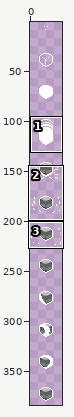
Edited in one commit: sprite sheet (media/cube/cube_smash.png). The picture above shows the old version from afar; the outline marks the close-up.
Close-up. The starting point:
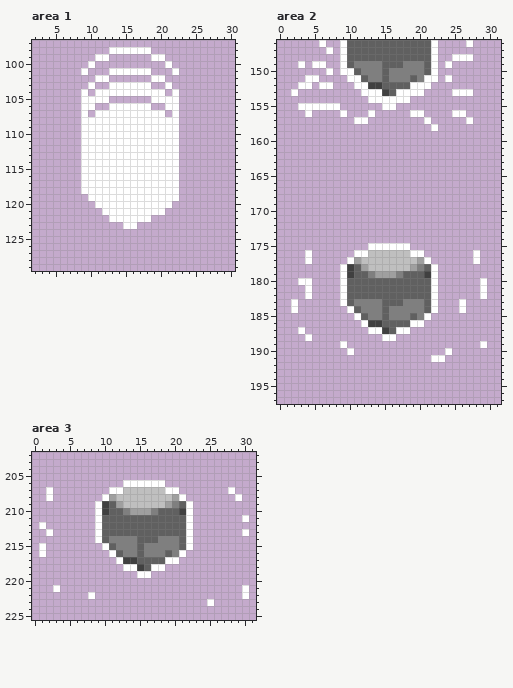
The file is 32x384 pixels. Shown: area 1: x 2..30, y 97..129; area 2: x 0..31, y 146..197; area 3: x 0..31, y 202..225. The wide view leaves out empty margins.
Now the later version:
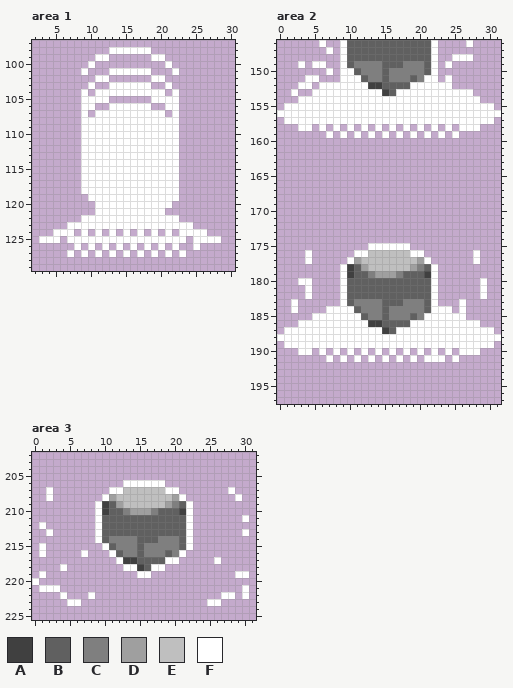
Palette (. is transparent): A #404040  B #606060  C #7f7f7f  D #9f9f9f  E #bfbfbf  F #ffffff
Changes in this commit:
Area 1:
There is now colour F in row 121 at x 11; in row 122 at x 9 to 12 and 19 to 22; in row 123 at x 7 to 14 and 17 to 24; in row 124 at x 5 to 7, 9, 11, 13, 15, 17, 19, 21 and 23 to 26; in row 125 at x 3 to 5, 7 to 23 and 25 to 28; in row 126 at x 8, 10, 12, 14, 16, 18, 20, 22 and 25.
There is now colour F in row 127 at x 7, 9, 11, 13, 15, 17, 19, 21 and 23.
Area 2:
There is now colour F in row 151 at x 9; in row 152 at x 8 to 10 and 22 to 24; in row 153 at x 5 to 11 and 21 to 24; in row 154 at x 3 to 12 and 19 to 28; in row 155 at x 1 to 2, 9 to 14 and 17 to 30; in row 156 at x 0 to 3, 5 to 8, 10 to 12, 14 to 18, 21 to 24 and 27 to 31.
There is now colour F in row 157 at x 1 to 10, 13 to 20, 22 to 26 and 28 to 30; in row 158 at x 3 to 4, 6, 8, 10, 12, 14, 16, 18, 20, 24 and 26 to 28; in row 159 at x 7, 9, 11, 13, 15, 17, 19, 21, 23 and 25; in row 184 at x 7 to 9 and 23 to 24; in row 185 at x 5 to 10 and 22 to 26; in row 186 at x 3 to 11 and 21 to 28.
There is now colour F in row 187 at x 1 to 2, 4 to 12 and 19 to 30; in row 188 at x 0 to 3, 5 to 14 and 17 to 31; in row 189 at x 1 to 8, 10 to 28 and 30; in row 190 at x 3 to 4, 6, 8, 12, 14, 16, 18, 20, 22 and 26 to 28; in row 191 at x 7, 9, 11, 13, 15, 17, 19, 21 and 25.
Area 3:
There is now colour F in row 216 at x 7; in row 217 at x 26; in row 218 at x 4; in row 219 at x 1 and 29 to 30; in row 220 at x 0; in row 221 at x 1 to 2.
There is now colour F in row 222 at x 4 and 27 to 28; in row 223 at x 5 to 6 and 26.
